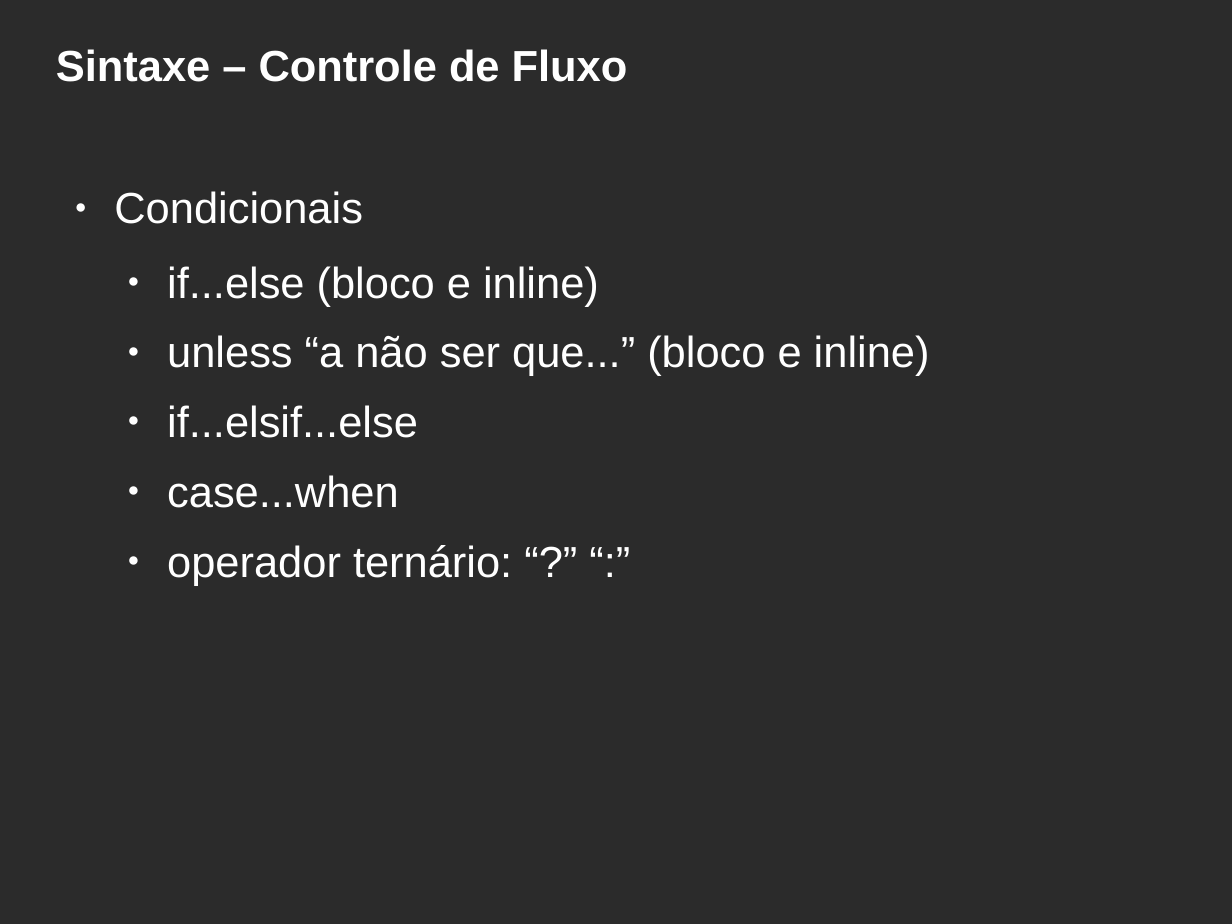
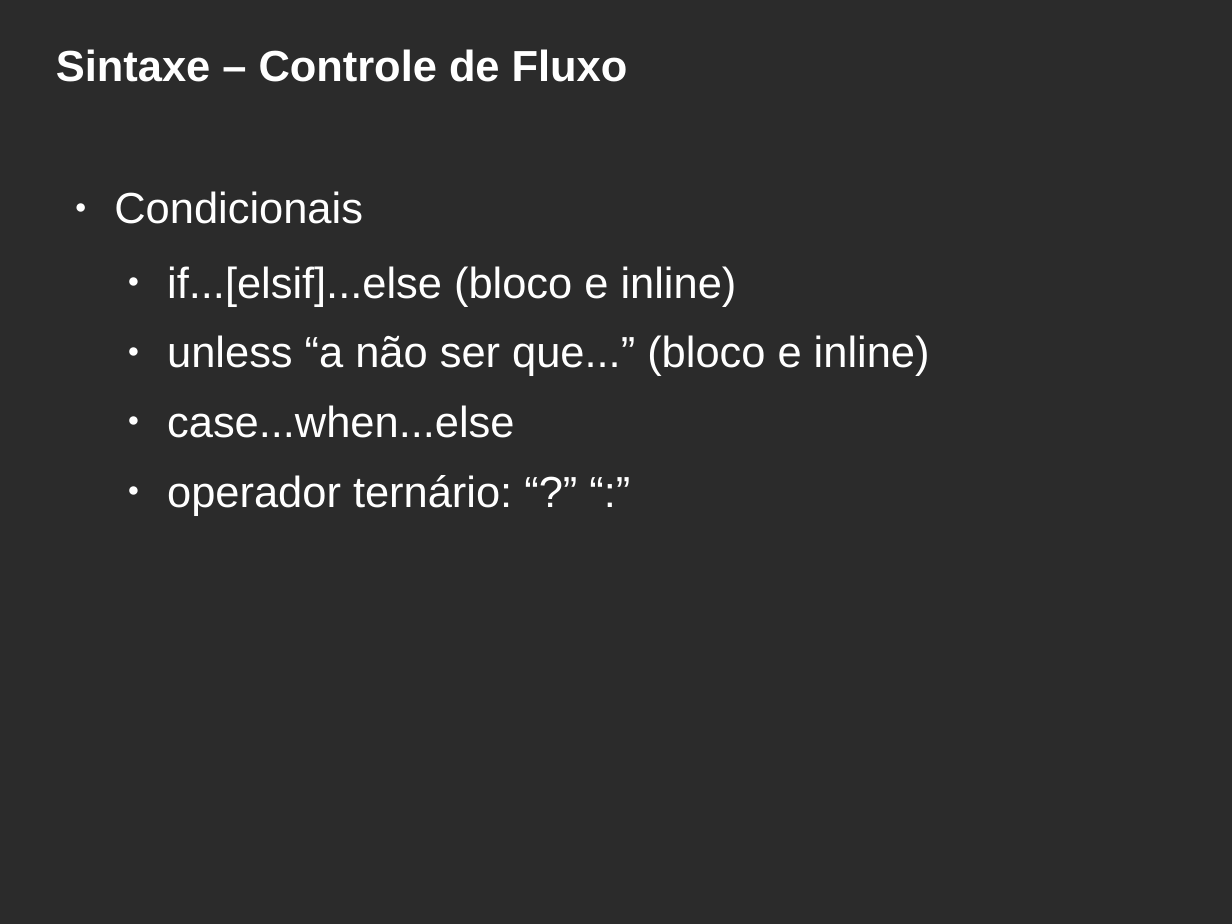
Before and after one commit to hbobenicio/ruby-examples, a slide deck: slide 18 of apresentacao-ruby.odp. Drawn at 1232x924 pixels with LibreOffice and Linux fonts; fonts in the diff are those of the drawing; background and template pictures are left out; a plain dark background stands for a picture behind light text. Boxes give left, top, right and bottom in pixels: in the first picture for what was removed or moved away, otherwise in the second. Text is boxed around its words. In the diff, an @@ line names an element or a change of style, - is before the commit and + after.

```diff
--- a/apresentacao-ruby.odp
+++ b/apresentacao-ruby.odp
@@ text at (167,266,737,307): text changed @@
-  ● if...else (bloco e inline)
+  ● if...[elsif]...else (bloco e inline)
@@ text at (167,405,514,438): text changed @@
-  ● if...elsif...else
-  ● case...when
+  ● case...when...else
```
Also in this commit, not shown: 5 other slides changed, 2 slides added, 1 other file.
